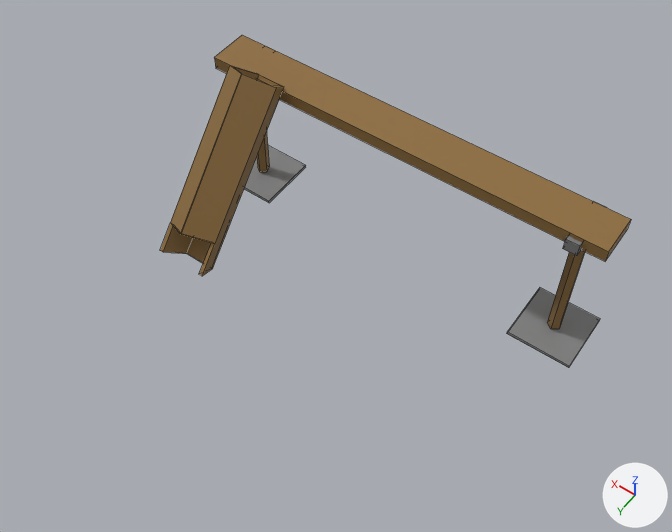
One commit to the Blender file GI GameJam 2019 copy/Assets/Models/beam1.blend: the scene before it, then after it.
Both versions are drawn from a 50 mm camera at (-9.26, 16.3, 22.44) aimed at (-0.15, 3.55, 2.41). Every picture has the same lights, and +X, +Y and +Z are marked at lower right. Mesh edges are drawn as thin lines.
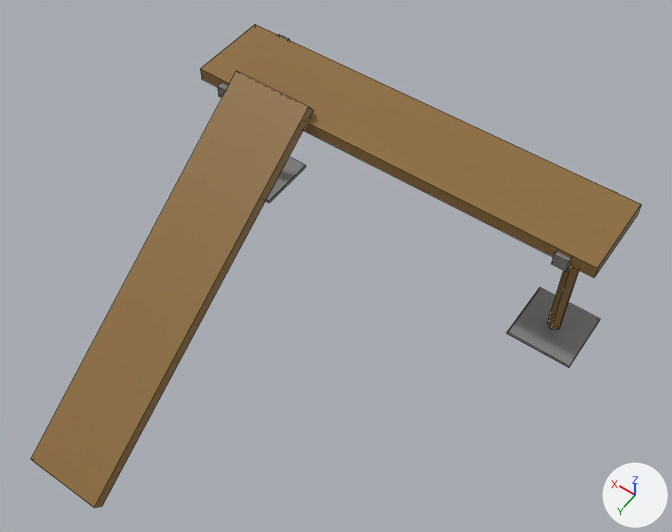
Edits to the bpy script that builds the scene:
```text
Change me_cube_001:
    used by ob_cube; location = (0.0, 0.0, 4.35); scale = (6.33, 0.647, -0.0925)
    remove me_cube_001.from_pydata(...)  # 60 vertices, 44 faces; spans x -1.0..1.0, y -1.5..1.5, z -2.1..49.9
    add me_cube_001.from_pydata(...)  # 68 vertices, 50 faces; spans x -1.0..1.0, y -2.2..17.8, z -7.0..75.4
    me_cube_001 part 1
    12 vertices in x -1.0..1.0, y 1.0..1.2, z -2.1..3.5 move by (0.0, 1.0, 0.0)
    12 vertices in x -1.0..1.0, y -1.2..-1.0, z -2.1..3.5 move by (0.0, -1.0, 0.0)
    8 vertices are added at x 0.4..0.8, y 1.4..17.8, z -7.0..75.4
    6 new faces join them, mat_material_001 (brown #8f6e3b)
Remove ob_cube_001:
    ob_cube_001 = bpy.data.objects.new('Cube.001', me_cube_006)
    ob_cube_001.location = (0.0, -0.06, 4.35)
    ob_cube_001.scale = (6.33, 0.647, -0.0641)
    _m = ob_cube_001.modifiers.new('Solidify', 'SOLIDIFY')
    _m.thickness = -0.02
    _m.nonmanifold_thickness_mode = 'FIXED'
    _m.nonmanifold_merge_threshold = 0.0003
```

What differs and where, as boxes [x1, y1, x2, y2] in the pictures (672 x 532 px):
'Cube', reshaped (46% wider, 45% taller): before [214, 35, 631, 368]; after [31, 24, 641, 508]
'Cube.001', deleted (brown): before [160, 65, 284, 276]
part 1 of me_cube_001, built on: before [214, 35, 631, 261]; after [31, 24, 641, 508]
